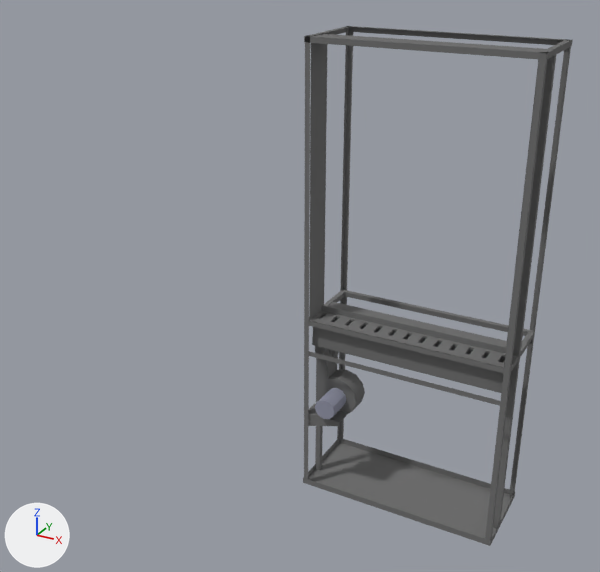
The Blender file emural_3d_pult/ural_model/ecvm.blend, before and after one commit.
One viewpoint serves both versions: a camera (50 mm lens) standing at (1.15, -3.0, 1.59) and looking at (-0.43, -0.14, 0.16). Arrows for +X, +Y and +Z are at lower left; the lights stay in place. The picture after the commit comes second.
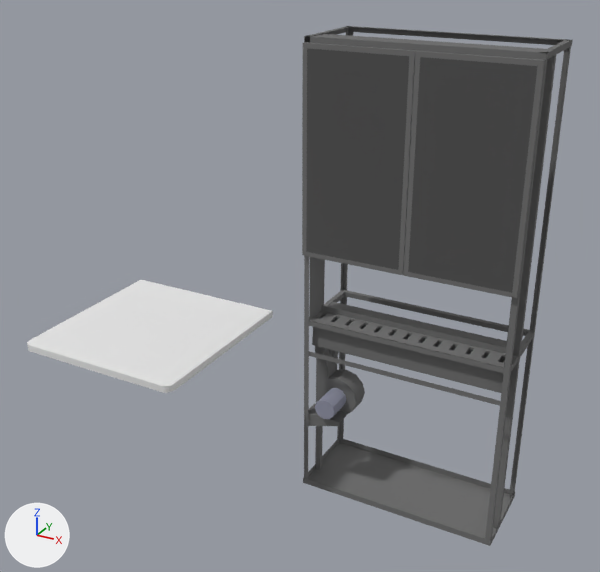
Changed parts and their boxes (x1, y1, x2, y2) in the pictures (600 x 572 px):
'left_short_glass_door_000', added
    after: (403, 50, 546, 298)
    faces in mat_glass (dark grey #575757): (408, 57, 538, 293)
    faces in mat_gray_01 (grey #737373): (403, 50, 546, 298)
'left_short_glass_door_000.001', added
    after: (302, 42, 417, 275)
    faces in mat_glass (dark grey #575757): (306, 48, 409, 270)
    faces in mat_gray_01 (grey #737373): (302, 42, 417, 275)
'left_tape_device_cover', added
    after: (27, 280, 273, 393)

What changed in the scene script:
```text
Add mat_hatch_cover:
    mat_hatch_cover = diffuse_material('hatch_cover')
    mat_hatch_cover.base_color = (0.8, 0.8, 0.8)  # white #e7e7e7
Add mat_glass:
    mat_glass = diffuse_material('glass')
    mat_glass.base_color = (0.0944, 0.0944, 0.0944)  # dark grey #575757
Add me_cube_019:
    me_cube_019.from_pydata(...)  # 20 vertices, 12 faces; spans x -0.388..0.388, y -0.8..0.0, z 0.0..0.03
    me_cube_019.polygons.foreach_set('use_smooth', [True] * 12)
    me_cube_019.materials.append(mat_hatch_cover)  # its picture is missing
Add me_cube_002:
    me_cube_002.from_pydata(...)  # 24 vertices, 18 faces; spans x -0.465..0.005, y -0.01..0.01, z -0.446..0.449
    # faces by material slot: [16, 2]
    me_cube_002.materials.append(mat_gray_01)  # grey #737373
    me_cube_002.materials.append(mat_glass)  # dark grey #575757
Add ob_left_tape_device_cover:
    ob_left_tape_device_cover = bpy.data.objects.new('left_tape_device_cover', me_cube_019)
    ob_left_tape_device_cover.location = (-1.05, 0.025, -0.113)
Add ob_left_short_glass_door_000:
    ob_left_short_glass_door_000 = bpy.data.objects.new('left_short_glass_door_000', me_cube_002)
    ob_left_short_glass_door_000.location = (0.466, -0.025, 0.7)
Add ob_left_short_glass_door_000_001:
    ob_left_short_glass_door_000_001 = bpy.data.objects.new('left_short_glass_door_000.001', me_cube_002)
    ob_left_short_glass_door_000_001.location = (-0.466, -0.025, 0.7)
    ob_left_short_glass_door_000_001.scale = (-1.0, 1.0, 1.0)
```
